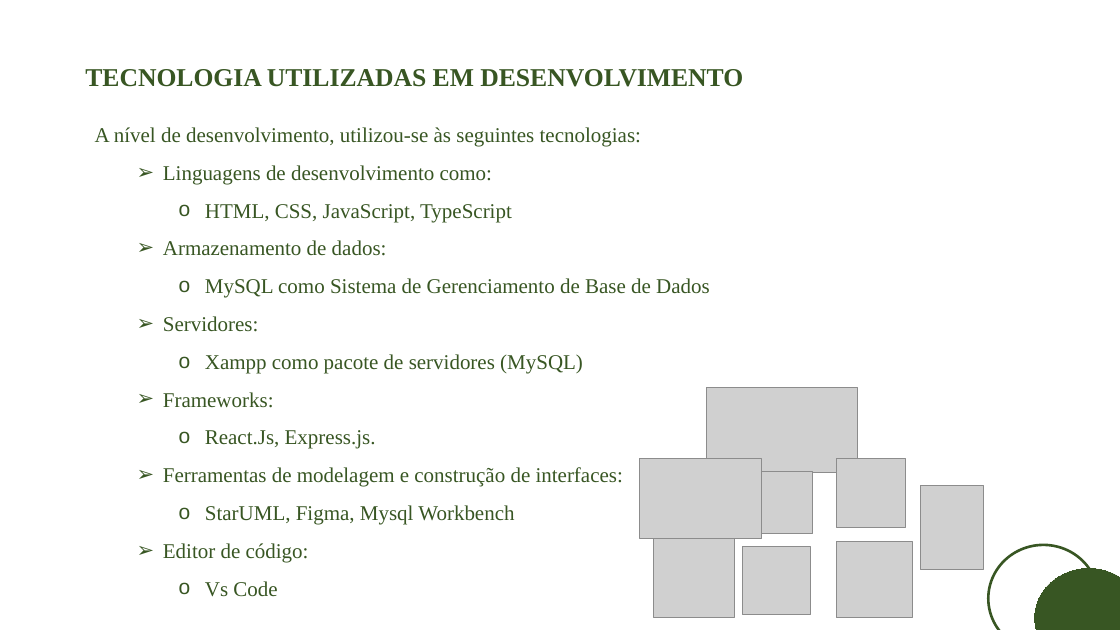
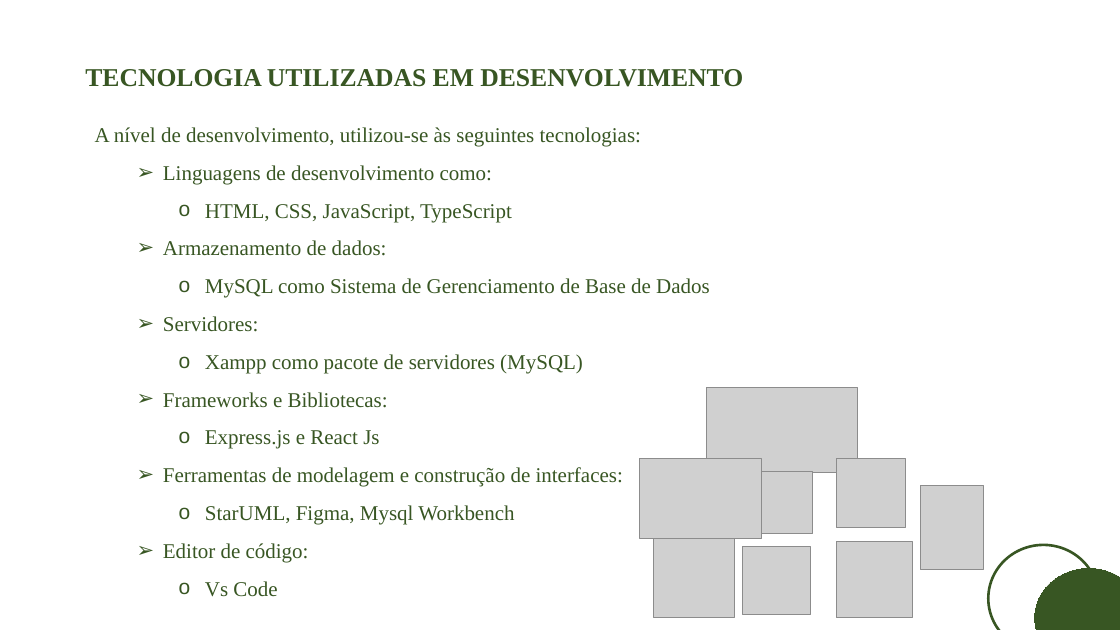
Before and after one commit to Emaricarprogrammer/MedimapAngola, a slide deck: slide 9 of PT/PAP_Apresentação.pptx. Drawn at 1120x630 pixels with LibreOffice and Linux fonts; fonts in the diff are those of the drawing; grey boxes stand for pictures. Boxes give left, top, right and bottom in pixels: in the first picture for what was removed or moved away, otherwise in the second. Text is boxed around its words. In the diff, an @@ line names an element or a change of style, - is before the commit and + after.

```diff
--- a/PT/PAP_Apresentação.pptx
+++ b/PT/PAP_Apresentação.pptx
@@ text at (163,392,388,449): text changed @@
-  ➢ Frameworks:
-    o React.Js, Express.js.
+  ➢ Frameworks e Bibliotecas:
+    o Express.js e React Js
```
Also in this commit, not shown: 3 other slides changed, 23 other files.
